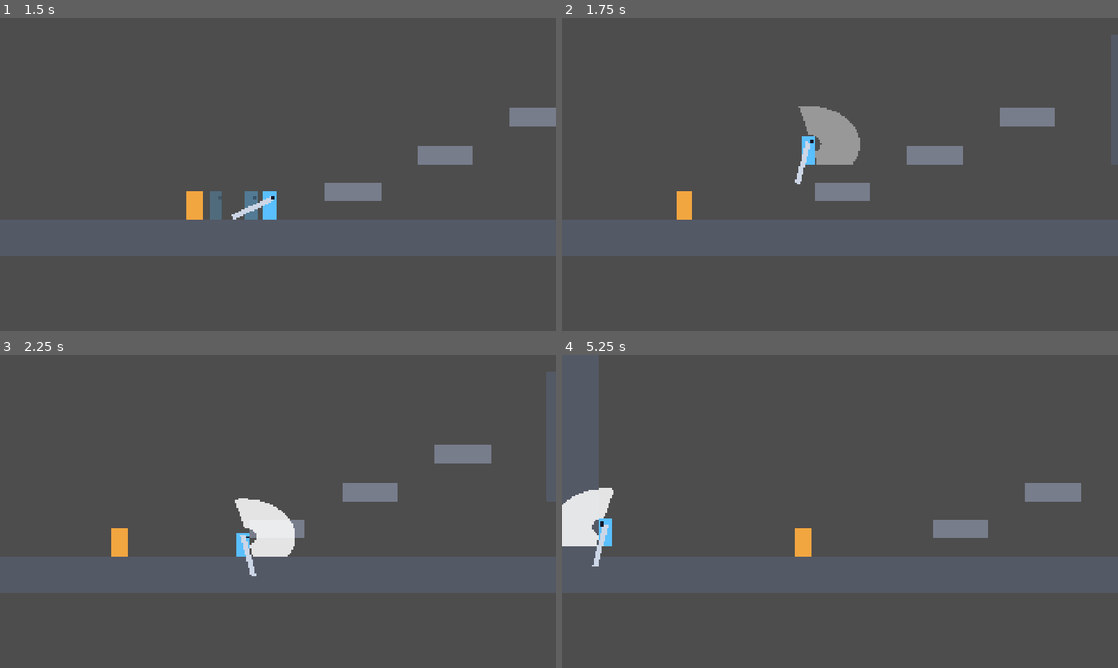
Above: before the commit, frames 1-4 (two rows, left to right).
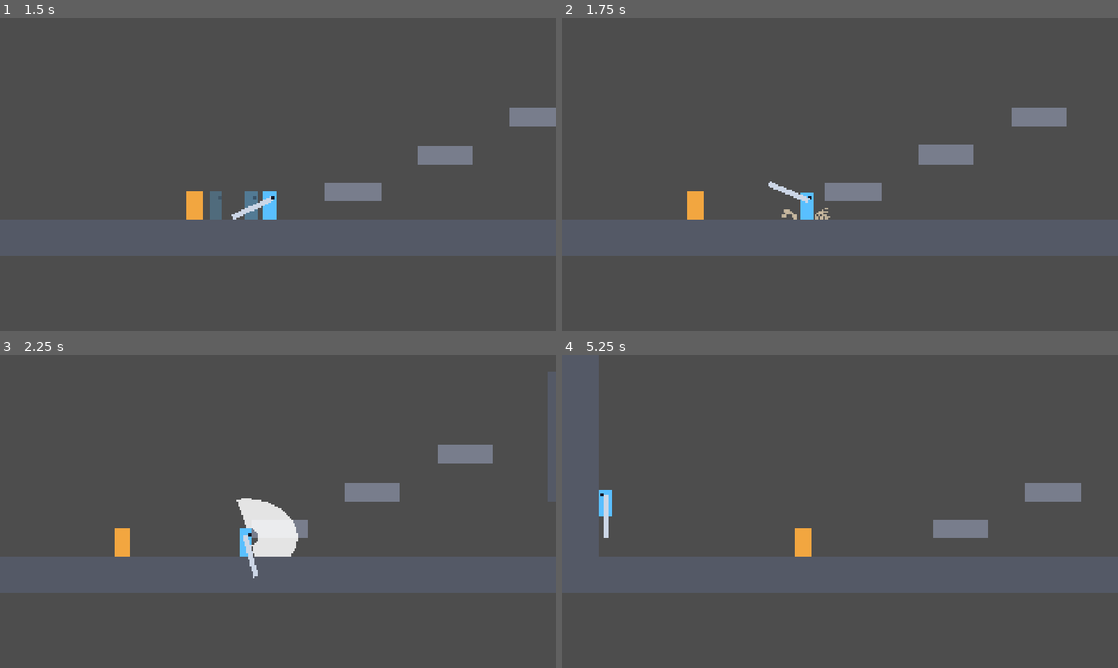
Above: after the commit, the same moments.

Repository: MikiMikolaj/nowy-projekt-gry
Game: Godot game, scene res://levels/playground/playground.tscn
Two runs of this game, one before a commit and one after it. Both use one fixed random seed, a clock stepped at 60 frames per second and the inputs below.
Inputs (mouse positions are in pixels of both pictures, inside the frame that each line leads up to):
- Up to frame 1 (1.5 s): tap Enter at 0.5 s; move the mouse to (400, 158) at 0.52 s; hold D (move_right) 0.53-1.28 s; tap J (attack) at 0.6 s; click (400, 158) at 0.67 s; tap Space (jump) at 0.77 s; tap K (dash) at 0.8, 1.35 s; move the mouse to (166, 190) at 1.27 s; hold S (move_down) from 1.28 s (still down)
- Up to frame 2 (1.75 s): keep holding S (move_down); tap Space (jump) at 1.52 s; tap J (attack) at 1.55 s
- Up to frame 3 (2.25 s): move the mouse to (333, 442) at 2.02 s; release S (move_down) at 2.03 s; hold D (move_right) from 2.03 s (still down); tap J (attack) at 2.1 s
- Up to frame 4 (5.25 s): tap K (dash) at 2.3, 2.85, 3.8, 4.35 s; tap Space (jump) at 2.75, 3.02, 3.77, 4.52 s; move the mouse to (812, 574) at 2.77 s; release D (move_right) at 2.78 s; hold W (move_up) 2.78-3.53 s; click (812, 574) at 2.92 s; tap J (attack) at 3.05, 3.6, 4.55, 5.1 s; move the mouse to (1006, 558) at 3.52 s; hold A (move_left) 3.53-5.03 s; move the mouse to (673, 464) at 4.27 s; move the mouse to (867, 511) at 5.02 s; hold S (move_down) from 5.03 s (still down); click (867, 511) at 5.17 s

Frame 1 is identical in both runs. In frame 2, 3.7% of the frame differs, in the area x 20-100%, y 5-65%; in frame 3, 0.7%; in frame 4, 1.5%.

Commit message:
combat: ground slam

Diff:
--- a/core/combat/attack_data.gd
+++ b/core/combat/attack_data.gd
@@ -15,8 +15,10 @@
 @export_group("Movement and impact")
 ## Forward distance the attacker moves during a ground attack, in px.
 @export var lunge: float = 0.0
-## Speed applied to the target away from the attacker, in px/s.
+## Horizontal speed applied to the target, away from the attacker's position, in px/s.
 @export var knockback: float = 0.0
+## Upward speed applied to the target, in px/s (0 = purely sideways).
+@export var knockback_lift: float = 0.0
 @export var hitstop: float = 0.045
 ## Camera trauma added on hit (0..1).
 @export_range(0.0, 1.0) var shake: float = 0.12
@@ -37,6 +39,13 @@
 	return startup + active + recovery
 
 
+## Knockback for a target at target_pos hit by an attacker at attacker_pos: always away from the attacker's
+## position (not the attacker's facing), so a hit landing behind or below still pushes outward.
+func knockback_velocity(attacker_pos: Vector2, target_pos: Vector2) -> Vector2:
+	var away: float = 1.0 if target_pos.x >= attacker_pos.x else -1.0
+	return Vector2(away * knockback, -knockback_lift)
+
+
 ## 1 for a high→low sweep, -1 for low→high.
 func sweep_sign() -> float:
 	return signf(swing_to_degrees - swing_from_degrees)
--- /dev/null
+++ b/core/combat/rect_hitbox.gd
@@ -0,0 +1,16 @@
+# RectHitbox: a Hitbox whose rectangular collision shape is built from `size`, so it can be resized in the
+# Inspector without editing a shape resource.
+class_name RectHitbox
+extends Hitbox
+
+## Width and height of the hitbox in px, centred on this node.
+@export var size: Vector2 = Vector2(64.0, 64.0)
+
+
+func _ready() -> void:
+	var rect: RectangleShape2D = RectangleShape2D.new()
+	rect.size = size
+	var shape: CollisionShape2D = CollisionShape2D.new()
+	shape.shape = rect
+	add_child(shape)
+	super()
--- /dev/null
+++ b/effects/slam_dust.gd
@@ -0,0 +1,23 @@
+# SlamDust: a two-way dust burst along the floor where a slam lands. Frees itself when finished.
+class_name SlamDust
+extends Node2D
+
+const SCENE_PATH: String = "res://effects/slam_dust.tscn"
+
+@onready var _left: CPUParticles2D = $DustLeft
+@onready var _right: CPUParticles2D = $DustRight
+
+
+# Spawns a burst in `parent` at a world position (the slammer's feet).
+static func spawn(parent: Node2D, global_pos: Vector2) -> void:
+	var dust: SlamDust = (load(SCENE_PATH) as PackedScene).instantiate() as SlamDust
+	# Positioned before entering the tree, so physics interpolation never draws it at the parent's origin.
+	dust.position = parent.to_local(global_pos)
+	parent.add_child(dust)
+	dust.reset_physics_interpolation()
+
+
+func _ready() -> void:
+	_right.finished.connect(queue_free)
+	_left.restart()
+	_right.restart()
--- /dev/null
+++ b/effects/slam_dust.tscn
@@ -0,0 +1,44 @@
+[gd_scene format=3 uid="uid://ch0gijwvjwngv"]
+
+[ext_resource type="Script" uid="uid://drnl5pp1c53l4" path="res://effects/slam_dust.gd" id="1_dn0yu"]
+
+[node name="SlamDust" type="Node2D" unique_id=1334966767]
+script = ExtResource("1_dn0yu")
+
+[node name="DustLeft" type="CPUParticles2D" parent="." unique_id=1722945418]
+z_index = 3
+position = Vector2(-10, -6)
+emitting = false
+amount = 18
+lifetime = 0.4
+one_shot = true
+explosiveness = 1.0
+direction = Vector2(-1, -0.25)
+spread = 14.0
+gravity = Vector2(0, 500)
+initial_velocity_min = 300.0
+initial_velocity_max = 750.0
+damping_min = 900.0
+damping_max = 1400.0
+scale_amount_min = 6.0
+scale_amount_max = 14.0
+color = Color(0.78, 0.72, 0.62, 0.9)
+
+[node name="DustRight" type="CPUParticles2D" parent="." unique_id=1226658645]
+z_index = 3
+position = Vector2(10, -6)
+emitting = false
+amount = 18
+lifetime = 0.4
+one_shot = true
+explosiveness = 1.0
+direction = Vector2(1, -0.25)
+spread = 14.0
+gravity = Vector2(0, 500)
+initial_velocity_min = 300.0
+initial_velocity_max = 750.0
+damping_min = 900.0
+damping_max = 1400.0
+scale_amount_min = 6.0
+scale_amount_max = 14.0
+color = Color(0.78, 0.72, 0.62, 0.9)
--- /dev/null
+++ b/entities/player/attacks/slam_impact.tres
@@ -0,0 +1,14 @@
+[gd_resource type="Resource" script_class="AttackData" format=3]
+
+[ext_resource type="Script" path="res://core/combat/attack_data.gd" id="1_02li5"]
+
+[resource]
+script = ExtResource("1_02li5")
+damage = 2
+startup = 0.0
+active = 0.06
+recovery = 0.22
+knockback = 450.0
+knockback_lift = 300.0
+hitstop = 0.08
+shake = 0.35
--- /dev/null
+++ b/entities/player/attacks/slam_plunge.tres
@@ -0,0 +1,9 @@
+[gd_resource type="Resource" script_class="AttackData" format=3]
+
+[ext_resource type="Script" path="res://core/combat/attack_data.gd" id="1_knych"]
+
+[resource]
+script = ExtResource("1_knych")
+startup = 0.07
+active = 0.0
+recovery = 0.0
--- a/entities/player/player.tscn
+++ b/entities/player/player.tscn
@@ -12,8 +12,10 @@
 [ext_resource type="Script" uid="uid://dnt45b4jt1vxb" path="res://entities/player/states/attack.gd" id="10_j3ovn"]
 [ext_resource type="Script" uid="uid://cdexfwkwy45l" path="res://core/combat/hurtbox.gd" id="10_wvtmh"]
 [ext_resource type="Script" uid="uid://dvpsy4g3q2x0s" path="res://core/combat/health_component.gd" id="11_7thud"]
+[ext_resource type="Script" uid="uid://cy0qdqjjkqpis" path="res://entities/player/states/slam.gd" id="11_yqrof"]
 [ext_resource type="PackedScene" uid="uid://6p1ub6lg4qyi" path="res://entities/player/sword.tscn" id="13_j3ovn"]
 [ext_resource type="PackedScene" uid="uid://bcvugqmq66ibb" path="res://entities/player/attacks/swing_hitbox.tscn" id="14_afbqv"]
+[ext_resource type="Script" uid="uid://xt4pgy234id0" path="res://core/combat/rect_hitbox.gd" id="15_gx6sm"]
 
 [sub_resource type="RectangleShape2D" id="RectangleShape2D_8fjmc"]
 size = Vector2(44, 96)
@@ -71,6 +73,9 @@
 [node name="Attack" type="Node" parent="StateMachine" unique_id=1484642717]
 script = ExtResource("10_j3ovn")
 
+[node name="Slam" type="Node" parent="StateMachine" unique_id=2009193730]
+script = ExtResource("11_yqrof")
+
 [node name="WallCheckLeft" type="RayCast2D" parent="." unique_id=1798843103]
 target_position = Vector2(-26, 0)
 
@@ -97,3 +102,17 @@
 
 [node name="SwingHitbox" parent="AttackPivot" unique_id=392512704 instance=ExtResource("14_afbqv")]
 position = Vector2(0, -20)
+
+[node name="SlamPlungeHitbox" type="Area2D" parent="." unique_id=170922439]
+position = Vector2(0, 40)
+collision_layer = 32
+collision_mask = 16
+script = ExtResource("15_gx6sm")
+size = Vector2(60, 48)
+
+[node name="SlamImpactHitbox" type="Area2D" parent="." unique_id=944768267]
+position = Vector2(0, 8)
+collision_layer = 32
+collision_mask = 16
+script = ExtResource("15_gx6sm")
+size = Vector2(360, 80)
--- a/entities/player/player_stats.gd
+++ b/entities/player/player_stats.gd
@@ -61,6 +61,18 @@
 ## Speed the player is pushed back when a side hit connects, in px/s.
 @export var side_hit_recoil: float = 120.0
 
+@export_group("Slam")
+## Plunge speed, straight down, in px/s. (Wind-up time is slam_plunge.tres startup; landing recovery is
+## slam_impact.tres recovery; impact hitbox time is slam_impact.tres active.)
+@export var slam_plunge_speed: float = 1800.0
+## Landing recovery can only be dash-cancelled after this many seconds.
+@export var slam_dash_cancel_time: float = 0.12
+## Sword angle while winding up (raised overhead) and while plunging (pointing down), in degrees.
+@export var slam_sword_raised_degrees: float = -90.0
+@export var slam_sword_plunge_degrees: float = 90.0
+## How fast the sword flips from overhead to pointing down when the plunge starts.
+@export var slam_sword_turn_time: float = 0.05
+
 @export_group("Sword")
 ## Resting sword angle in degrees (0 = ahead, 90 = straight down, 180 = straight back): down and back,
 ## shallow enough that the 150 px blade stays above the floor.
--- a/entities/player/states/attack.gd
+++ b/entities/player/states/attack.gd
@@ -49,6 +49,10 @@
 
 
 func enter() -> void:
+	# Spec 4.1: down + attack in the air is the ground slam, which is its own state.
+	if _should_slam():
+		state_machine.transition_to(&"Slam")
+		return
 	_start_attack()
 
 
@@ -111,21 +115,16 @@
 	_set_phase(Phase.STARTUP)
 
 
+func _should_slam() -> bool:
+	var aim_y: float = Input.get_axis(&"move_up", &"move_down")
+	return not player.is_on_floor() and aim_y > player.stats.attack_aim_threshold
+
+
 # Spec 4.1 table: on the ground every direction is a combo hit (the wide arc already covers overhead);
-# in the air, up or neutral is the side slash and down is the slam.
+# in the air, up or neutral is the side slash (down never gets here: it went to the Slam state).
 func _choose_attack() -> AttackData:
 	if not _is_ground_attack:
 		_combo_step = 0
-		var aim_y: float = Input.get_axis(&"move_up", &"move_down")
-		if aim_y > player.stats.attack_aim_threshold:
-			# ┌─ SLAM HOOK ──────────────────────────────────────────────────────────────────────┐
-			# │ Down + attack in the air is the ground slam (spec 4.3b), built in the next step. │
-			# │ It will be its own state: Fall/Jump/etc. route here, and this becomes            │
-			# │     state_machine.transition_to(&"Slam")                                         │
-			# │ Until then it falls through to the air side slash so the button still does       │
-			# │ something.                                                                       │
-			# └──────────────────────────────────────────────────────────────────────────────────┘
-			pass
 		return air_side_attack
 	var data: AttackData = combo_attacks[_combo_step]
 	_combo_step = (_combo_step + 1) % combo_attacks.size()
@@ -175,6 +174,9 @@
 
 func _finish() -> void:
 	if _next_queued:
+		if _should_slam():
+			state_machine.transition_to(&"Slam")
+			return
 		if player.is_on_floor() or player.air_attack_cooldown_timer <= 0.0:
 			_start_attack()
 			return
--- /dev/null
+++ b/entities/player/states/slam.gd
@@ -0,0 +1,118 @@
+# Slam: the ground slam (spec 4.3b). Freeze in the air with the sword raised, plunge straight down hitting
+# anything below, then a two-way shockwave on landing and a committed landing recovery.
+extends PlayerState
+
+enum Phase { WINDUP, PLUNGE, RECOVERY }
+
+## startup = the mid-air wind-up freeze.
+@export var plunge_attack: AttackData = preload("res://entities/player/attacks/slam_plunge.tres")
+## active = how long the shockwave hitbox stays on; recovery = landing recovery.
+@export var impact_attack: AttackData = preload("res://entities/player/attacks/slam_impact.tres")
+
+var _phase: Phase = Phase.WINDUP
+var _phase_time: float = 0.0
+var _dash_queued: bool = false
+var _plunge_hitbox: Hitbox
+var _impact_hitbox: Hitbox
+var _sword: PlayerSword
+# The player's feet relative to the player's origin: where the shockwave and the dust start.
+var _feet_y: float = 0.0
+
+
+func _ready() -> void:
+	super()
+	_plunge_hitbox = player.get_node(^"SlamPlungeHitbox") as Hitbox
+	_impact_hitbox = player.get_node(^"SlamImpactHitbox") as Hitbox
+	_sword = player.get_node(^"AttackPivot/Sword") as PlayerSword
+	_plunge_hitbox.attack_data = plunge_attack
+	_impact_hitbox.attack_data = impact_attack
+	_plunge_hitbox.hit_landed.connect(_on_hit_landed.bind(plunge_attack))
+	_impact_hitbox.hit_landed.connect(_on_hit_landed.bind(impact_attack))
+	var body: RectangleShape2D = (player.get_node(^"CollisionShape2D") as CollisionShape2D).shape as RectangleShape2D
+	_feet_y = body.size.y * 0.5
+
+
+func enter() -> void:
+	player.attack_buffer_timer = 0.0
+	player.velocity = Vector2.ZERO
+	_dash_queued = false
+	_set_phase(Phase.WINDUP)
+
+
+func exit() -> void:
+	_plunge_hitbox.disable()
+	_impact_hitbox.disable()
+	_sword.settle(player.stats.sword_rest_degrees, player.stats.sword_settle_time)
+
+
+func physics_update(delta: float) -> void:
+	# Hitstop: physics still ticks, but with a zero time step. Nothing to simulate.
+	if delta <= 0.0:
+		return
+	_phase_time += delta
+	match _phase:
+		Phase.WINDUP:
+			# Frozen in mid-air: no gravity, no drift.
+			player.velocity = Vector2.ZERO
+			if _phase_time >= plunge_attack.startup:
+				_set_phase(Phase.PLUNGE)
+		Phase.PLUNGE:
+			# No horizontal control and no cancel; over a pit this keeps going until the kill plane.
+			player.velocity = Vector2(0.0, player.stats.slam_plunge_speed)
+			player.move_and_slide()
+			if player.is_on_floor():
+				_impact()
+		Phase.RECOVERY:
+			_update_recovery(delta)
+
+
+func _set_phase(phase: Phase) -> void:
+	_phase = phase
+	_phase_time = 0.0
+	match phase:
+		Phase.WINDUP:
+			_sword.settle(player.stats.slam_sword_raised_degrees, plunge_attack.startup)
+		Phase.PLUNGE:
+			_plunge_hitbox.enable()
+			_sword.settle(player.stats.slam_sword_plunge_degrees, player.stats.slam_sword_turn_time)
+		Phase.RECOVERY:
+			_sword.settle(player.stats.sword_rest_degrees, impact_attack.recovery)
+
+
+func _impact() -> void:
+	_plunge_hitbox.disable()
+	_impact_hitbox.enable()
+	player.land()
+	# Always, hit or miss: the slam must feel heavy even into empty floor.
+	Events.camera_shake_requested.emit(impact_attack.shake)
+	SlamDust.spawn(player.get_parent() as Node2D, player.global_position + Vector2(0.0, _feet_y))
+	_set_phase(Phase.RECOVERY)
+
+
+func _update_recovery(delta: float) -> void:
+	if _phase_time >= impact_attack.active:
+		_impact_hitbox.disable()
+	player.velocity.x = 0.0
+	player.apply_gravity(delta)
+	player.move_and_slide()
+	# The player can't act, except a dash once the first part of the recovery is over. A press slightly
+	# too early is remembered rather than dropped.
+	if Input.is_action_just_pressed(&"dash"):
+		_dash_queued = true
+	if _dash_queued and _phase_time >= player.stats.slam_dash_cancel_time and player.can_dash():
+		state_machine.transition_to(&"Dash")
+	elif _phase_time >= impact_attack.recovery:
+		state_machine.transition_to(&"Run" if player.get_input_x() != 0.0 else &"Idle")
+
+
+func _on_hit_landed(hurtbox: Hurtbox, data: AttackData) -> void:
+	# A connected slam refreshes the dash, like any hit.
+	player.refresh_dash()
+	GameFeel.hitstop(data.hitstop)
+	if data != impact_attack:
+		# The impact already shook the camera on landing; only the plunge adds its own shake.
+		Events.camera_shake_requested.emit(data.shake)
+	var spark_direction: Vector2 = Vector2.DOWN
+	if data == impact_attack:
+		spark_direction = data.knockback_velocity(player.global_position, hurtbox.global_position).normalized()
+	HitSpark.spawn(player.get_parent() as Node2D, hurtbox.global_position, spark_direction)
Not shown, added: core/combat/rect_hitbox.gd.uid
Not shown, added: effects/slam_dust.gd.uid
Not shown, added: entities/player/states/slam.gd.uid
